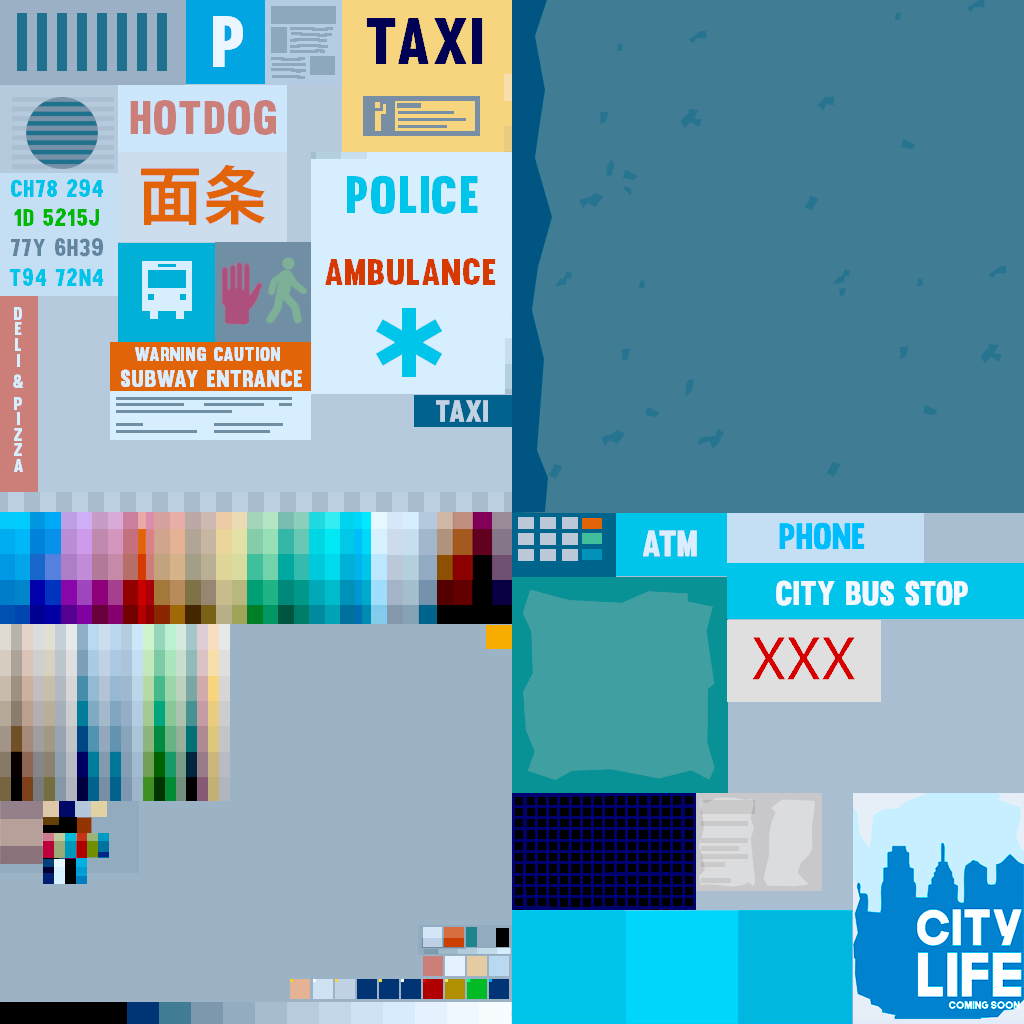
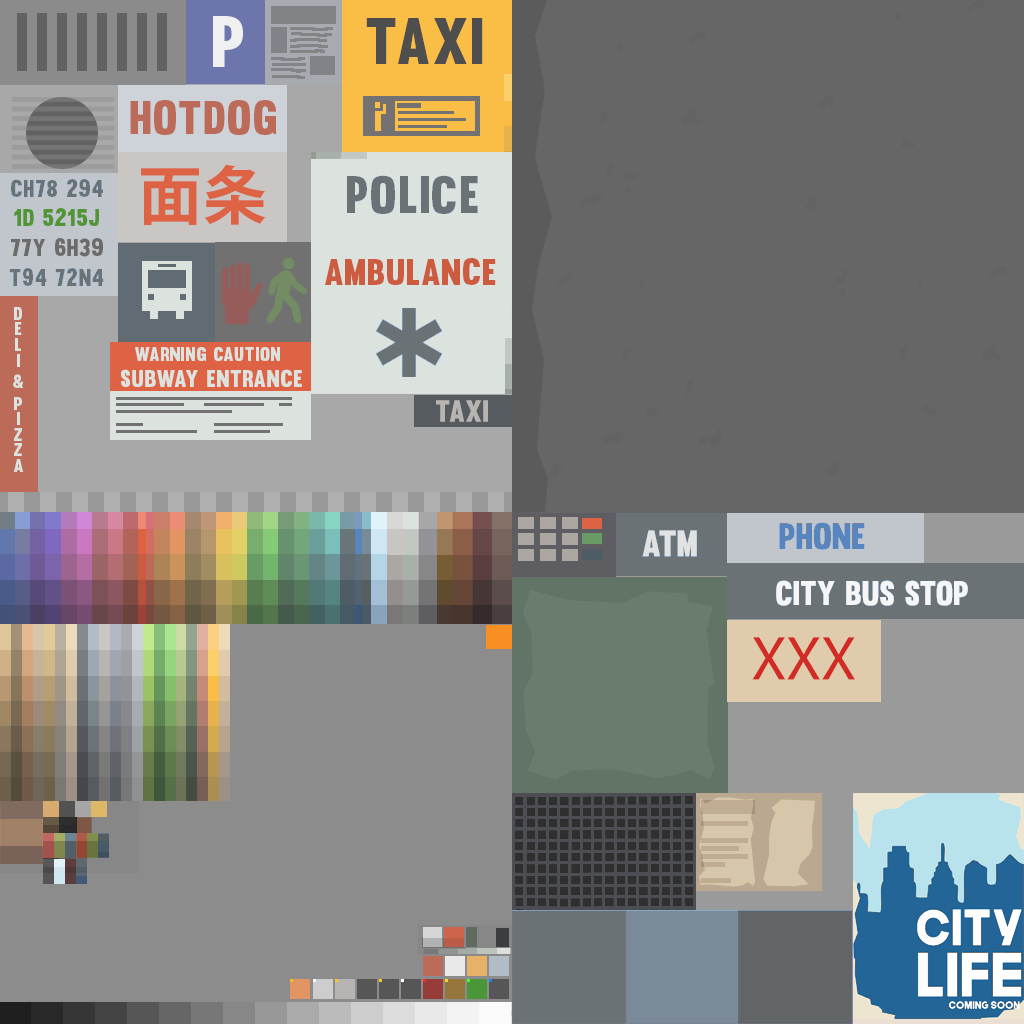
Layered file, before and after one edit (1024x1024). Changes by layer:
pixels changed over [left=0, top=0, right=1024, bottom=1024] (layer not identified)
